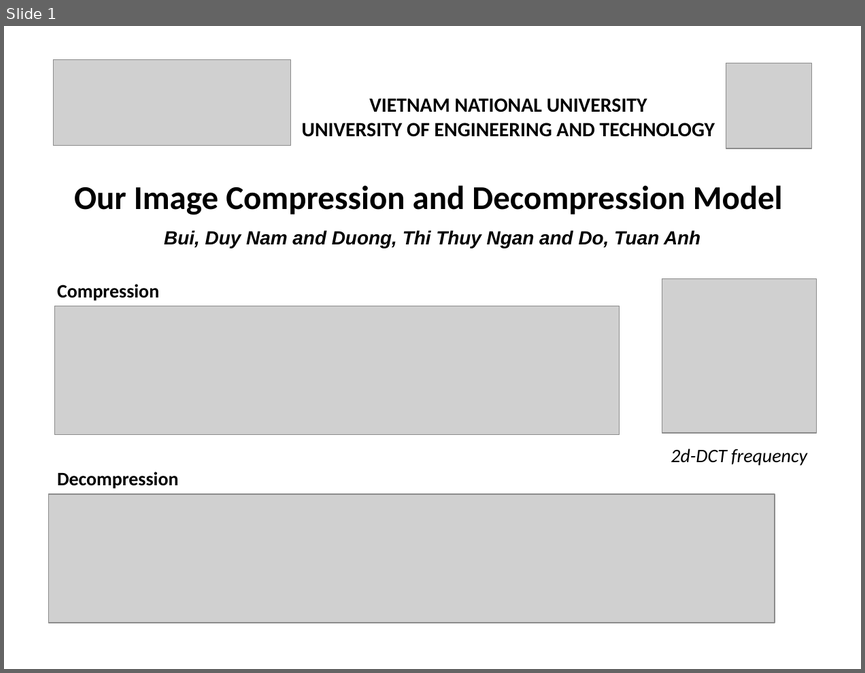
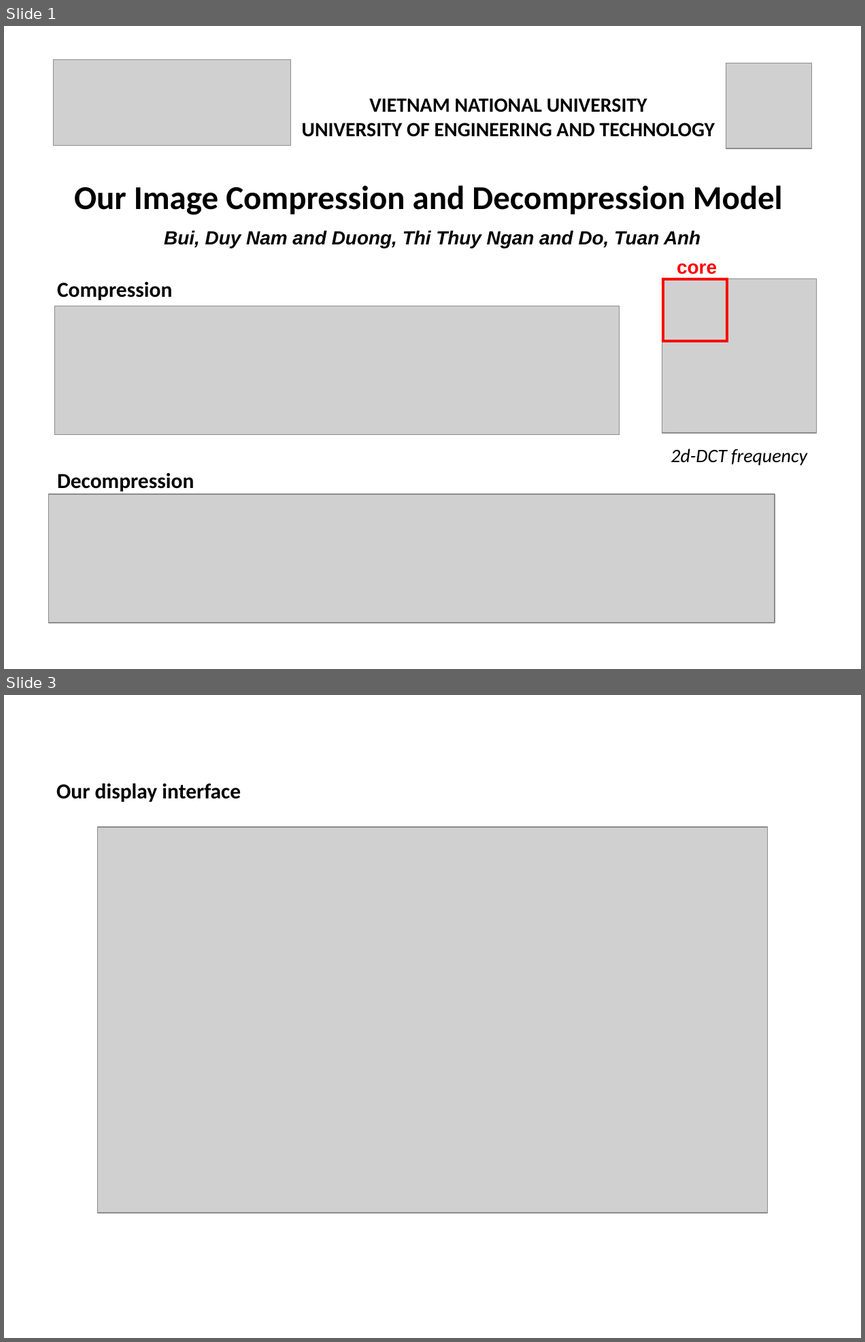
Before and after one commit to duynamrcv/image_compressor, a slide deck: doc/image_compressor.pptx. Shown one above the other, each under a label of ours: slide 1 before the commit, slides 1 and 3 after it; the slides between them are not shown. The pictures are 865x673 and 865x1342 pixels, drawn with LibreOffice and Linux fonts; fonts in the diff are those of the drawing; grey boxes stand for pictures. Boxes give left, top, right and bottom in pixels: in the first picture for what was removed or moved away, otherwise in the second. Text is boxed around its words. In the diff, an @@ line names an element or a change of style, - is before the commit and + after.

```diff
--- a/doc/image_compressor.pptx
+++ b/doc/image_compressor.pptx
@@ slide 3 added at <box>4,695,861,1338</box>, background #FFFFFF @@
@@ text added at <box>56,783,241,802</box>, 18 pt, text #000000, bold @@
+Our display interface
@@ picture added at <box>97,827,768,1212</box> @@
@@ slide 1 changed as well @@
@@ text added at <box>677,263,717,274</box>, 16 pt, text #FF0000, bold @@
+core
@@ text "Compression" at <box>57,282,172,300</box>: size 16 to 18 pt @@
@@ rectangle added at <box>663,280,727,342</box>, outline #FF0000 2.25 pt @@
@@ text "Decompression" at <box>57,473,194,491</box>: size 16 to 18 pt @@
```
Also in this commit, not shown: 1 other slide added, 1 slide removed, 6 other files.
